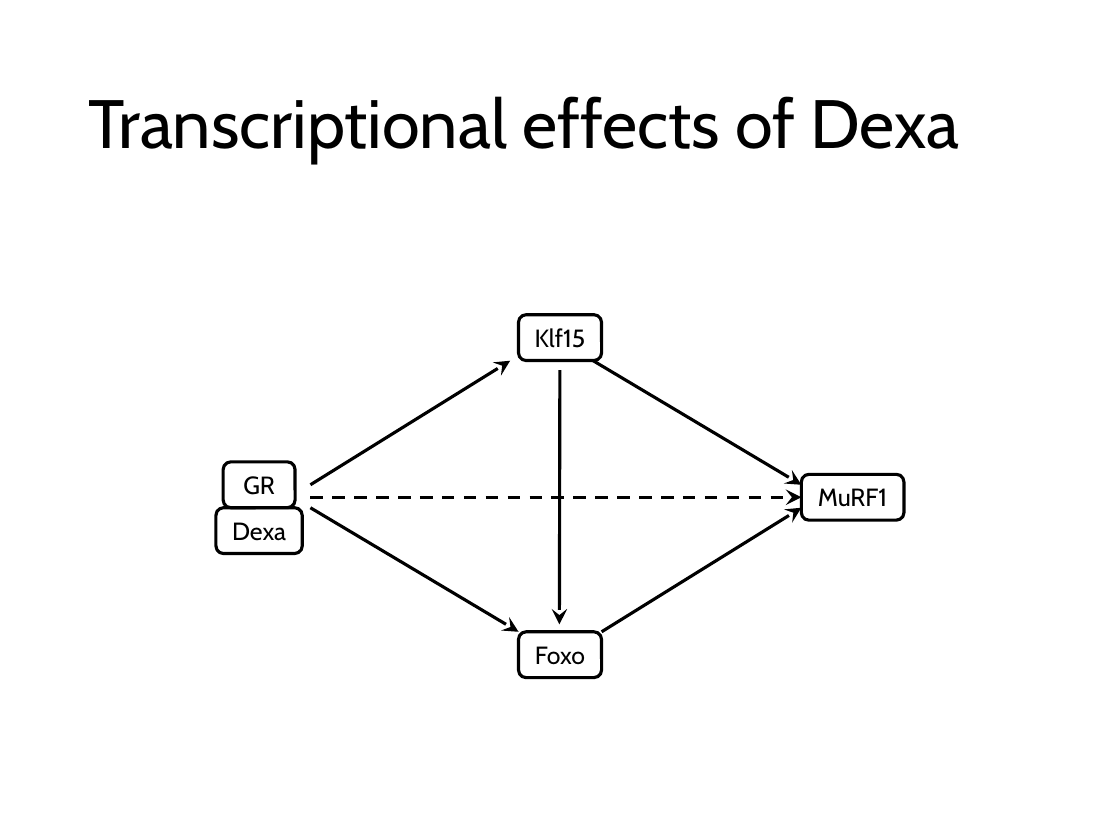
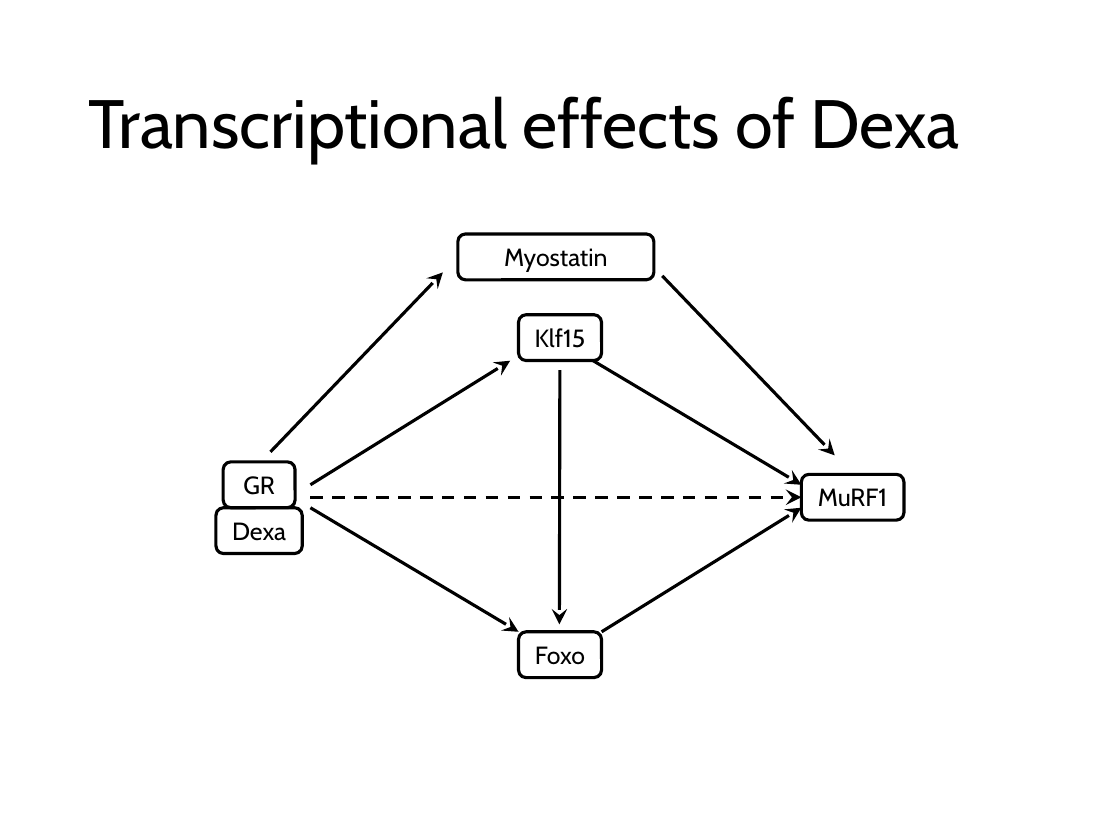
Before and after one commit to nvalexander/dissertation, a slide deck: slide 35 of defense.pptx. Drawn at 1120x840 pixels with LibreOffice and Linux fonts; fonts in the diff are those of the drawing. Boxes give left, top, right and bottom in pixels: in the first picture for what was removed or moved away, otherwise in the second. Text is boxed around its words. In the diff, an @@ line names an element or a change of style, - is before the commit and + after.

```diff
--- a/defense.pptx
+++ b/defense.pptx
@@ rounded rectangle added at [458, 234, 654, 280], outline #000000 2 pt, 16 pt, text #000000 @@
+Myostatin
@@ arrow added from (270, 451) to (442, 272), #000000 2 pt @@
@@ arrow added from (662, 276) to (834, 456), #000000 2 pt @@
```
Also in this commit, not shown: 3 other slides changed, 4 slides added.
